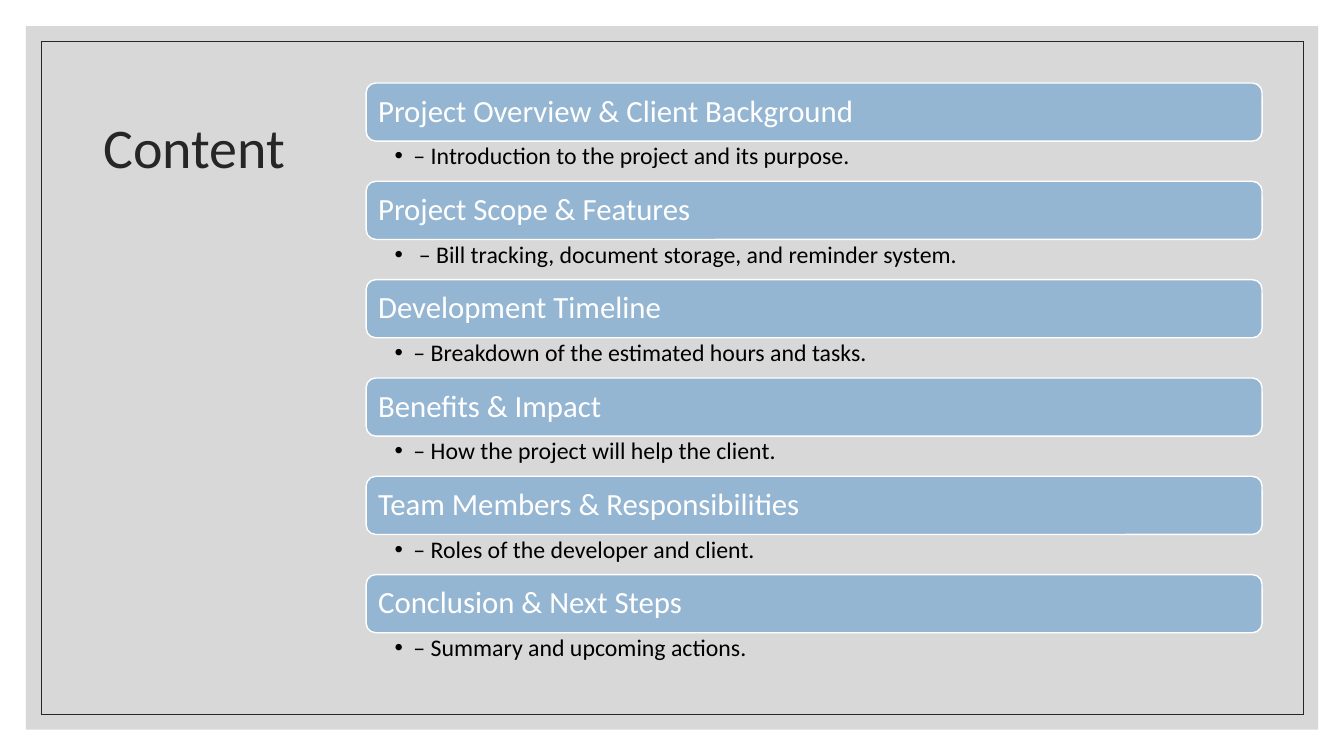
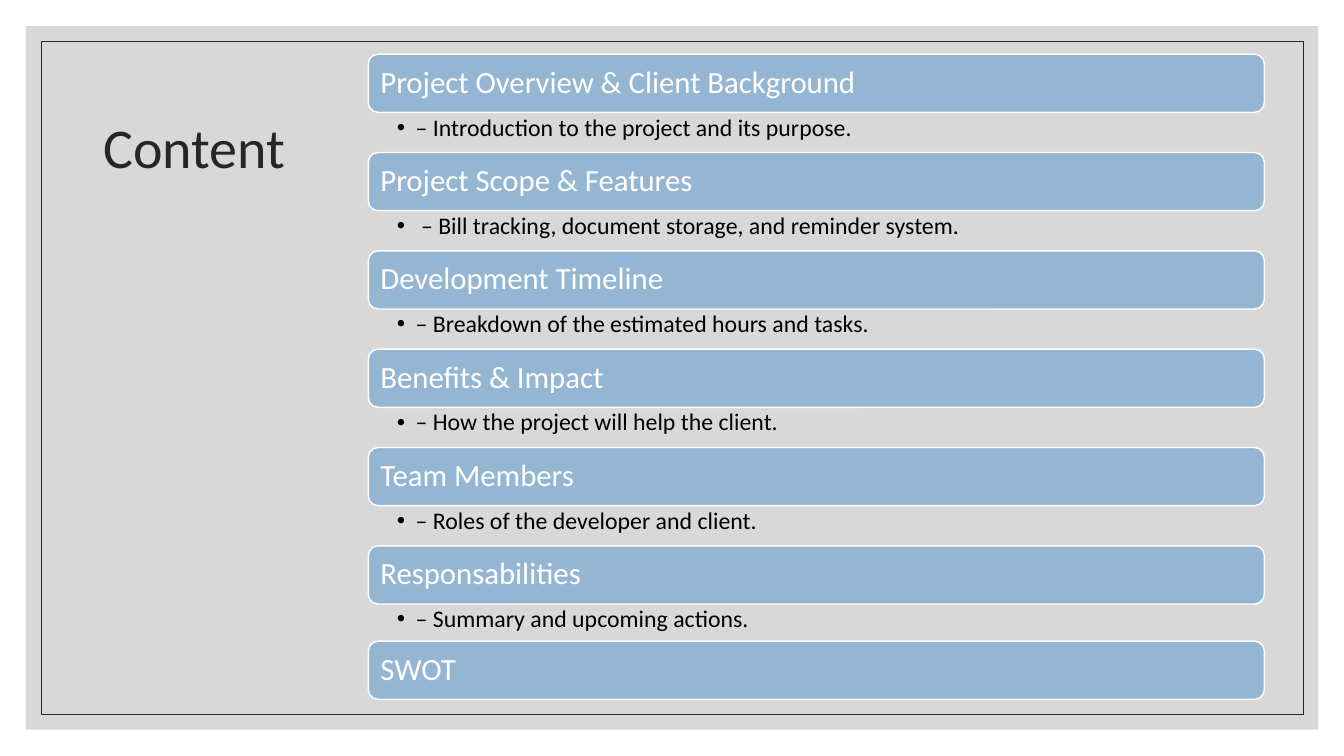
Before and after one commit to MrPlouf/DIP392-Locotion, a slide deck: slide 2 of project_docs/LOCOTION_Presentation.pptx. Drawn at 1344x756 pixels with LibreOffice and Linux fonts; fonts in the diff are those of the drawing. Boxes give left, top, right and bottom in pixels: in the first picture for what was removed or moved away, otherwise in the second. Text is boxed around its words. In the diff, an @@ line names an element or a change of style, - is before the commit and + after.

```diff
--- a/project_docs/LOCOTION_Presentation.pptx
+++ b/project_docs/LOCOTION_Presentation.pptx
@@ 10 texts, 6 rounded rectangles: place and size @@
-10 texts, 6 rounded rectangles at box(366, 83, 1262, 660)
+10 texts, 6 rounded rectangles at box(368, 54, 1264, 631)
@@ text at box(380, 464, 574, 486): text changed @@
-Team Members & Responsibilities
+Team Members
@@ text added at box(380, 562, 580, 589), 22 pt, text #FFFFFF @@
+Responsabilities
@@ text removed at box(378, 591, 682, 618) @@
-Conclusion & Next Steps
@@ rounded rectangle added at box(368, 641, 1264, 700), fill #94B6D2, outline #FFFFFF 1 pt @@
@@ text added at box(380, 660, 455, 680), 22 pt, text #FFFFFF @@
+SWOT
```
Also in this commit, not shown: 3 other slides changed, 2 slides added.
